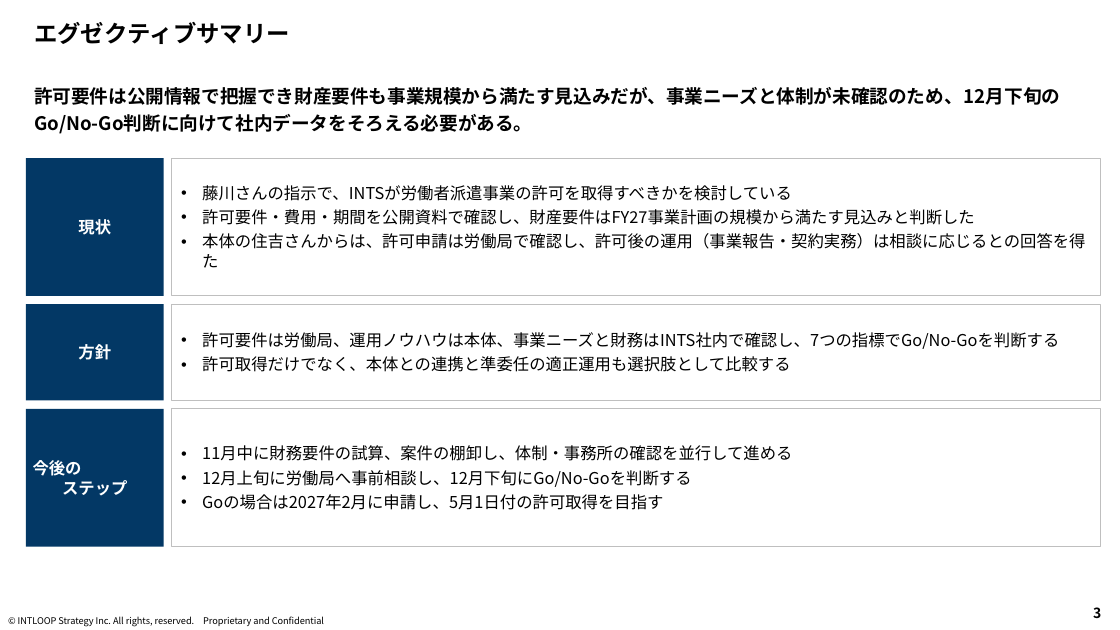
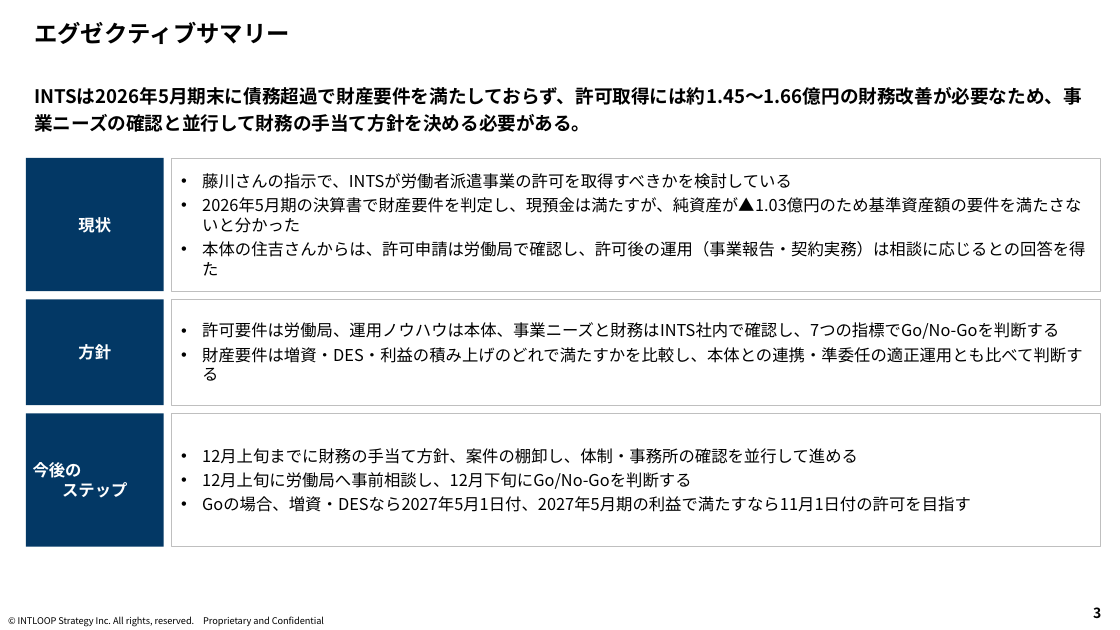
Before and after one commit to mkomko2011/For-AI, a slide deck: slide 3 of INTS_派遣業許可検討/INTS_派遣業許可検討_報告資料.pptx. Drawn at 1120x630 pixels with LibreOffice and Linux fonts; fonts in the diff are those of the drawing; background and template pictures are left out. Boxes give left, top, right and bottom in pixels: in the first picture for what was removed or moved away, otherwise in the second. Text is boxed around its words. In the diff, an @@ line names an element or a change of style, - is before the commit and + after.

```diff
--- a/INTS_派遣業許可検討/INTS_派遣業許可検討_報告資料.pptx
+++ b/INTS_派遣業許可検討/INTS_派遣業許可検討_報告資料.pptx
@@ text at [34,87,1082,132]: text changed @@
-許可要件は公開情報で把握でき財産要件も事業規模から満たす見込みだが、事業ニーズと体制が未確認のため、12月下旬のGo/No-Go判断に向けて社内データをそろえる必要がある。
+INTSは2026年5月期末に債務超過で財産要件を満たしておらず、許可取得には約1.45～1.66億円の財務改善が必要なため、事業ニーズの確認と並行して財務の手当て方針を決める必要がある。
@@ rectangle "現状": place and size @@
-rectangle "現状" at [26,158,164,296]
+rectangle "現状" at [26,158,164,292]
@@ rectangle "藤川さんの指示で、INTSが労働者派遣事業の許可を取得すべきかを検討している": place and size @@
-rectangle "藤川さんの指示で、INTSが労働者派遣事業の許可を取得すべきかを検討している" at [171,158,1101,296]
+rectangle "藤川さんの指示で、INTSが労働者派遣事業の許可を取得すべきかを検討している" at [171,158,1101,292]
@@ text in rectangle at [202,197,1081,213]: text changed @@
-• 許可要件・費用・期間を公開資料で確認し、財産要件はFY27事業計画の規模から満たす見込みと判断した
+• 2026年5月期の決算書で財産要件を判定し、現預金は満たすが、純資産が▲1.03億円のため基準資産額の要件を満たさないと分かった
@@ rectangle "方針": place and size @@
-rectangle "方針" at [26,304,164,401]
+rectangle "方針" at [26,300,164,406]
@@ rectangle "許可要件は労働局、運用ノウハウは本体、事業ニーズと財務はINTS社内で確認し、7つの指標でGo/No-Goを判断する": place and size @@
-rectangle "許可要件は労働局、運用ノウハウは本体、事業ニーズと財務はINTS社内で確認し、7つの指標でGo/No-Goを判断する" at [171,304,1101,401]
+rectangle "許可要件は労働局、運用ノウハウは本体、事業ニーズと財務はINTS社内で確認し、7つの指標でGo/No-Goを判断する" at [171,300,1101,406]
@@ text in rectangle at [202,347,1082,381]: text changed @@
-• 許可取得だけでなく、本体との連携と準委任の適正運用も選択肢として比較する
+• 財産要件は増資・DES・利益の積み上げのどれで満たすかを比較し、本体との連携・準委任の適正運用とも比べて判断する
@@ rectangle "今後の ステップ": place and size @@
-rectangle "今後の ステップ" at [26,409,164,547]
+rectangle "今後の ステップ" at [26,413,164,547]
@@ rectangle "12月上旬までに財務の手当て方針、案件の棚卸し、体制・事務所の確認を並行して進める": place and size @@
-rectangle "12月上旬までに財務の手当て方針、案件の棚卸し、体制・事務所の確認を並行して進める" at [171,409,1101,547]
+rectangle "12月上旬までに財務の手当て方針、案件の棚卸し、体制・事務所の確認を並行して進める" at [171,413,1101,547]
@@ text in rectangle at [202,448,858,464]: text changed @@
-• 11月中に財務要件の試算、案件の棚卸し、体制・事務所の確認を並行して進める
+• 12月上旬までに財務の手当て方針、案件の棚卸し、体制・事務所の確認を並行して進める
@@ text in rectangle at [202,496,971,512]: text changed @@
-• Goの場合は2027年2月に申請し、5月1日付の許可取得を目指す
+• Goの場合、増資・DESなら2027年5月1日付、2027年5月期の利益で満たすなら11月1日付の許可を目指す
```
Also in this commit, not shown: 13 other slides changed, 1 slide added, 1 other file.
